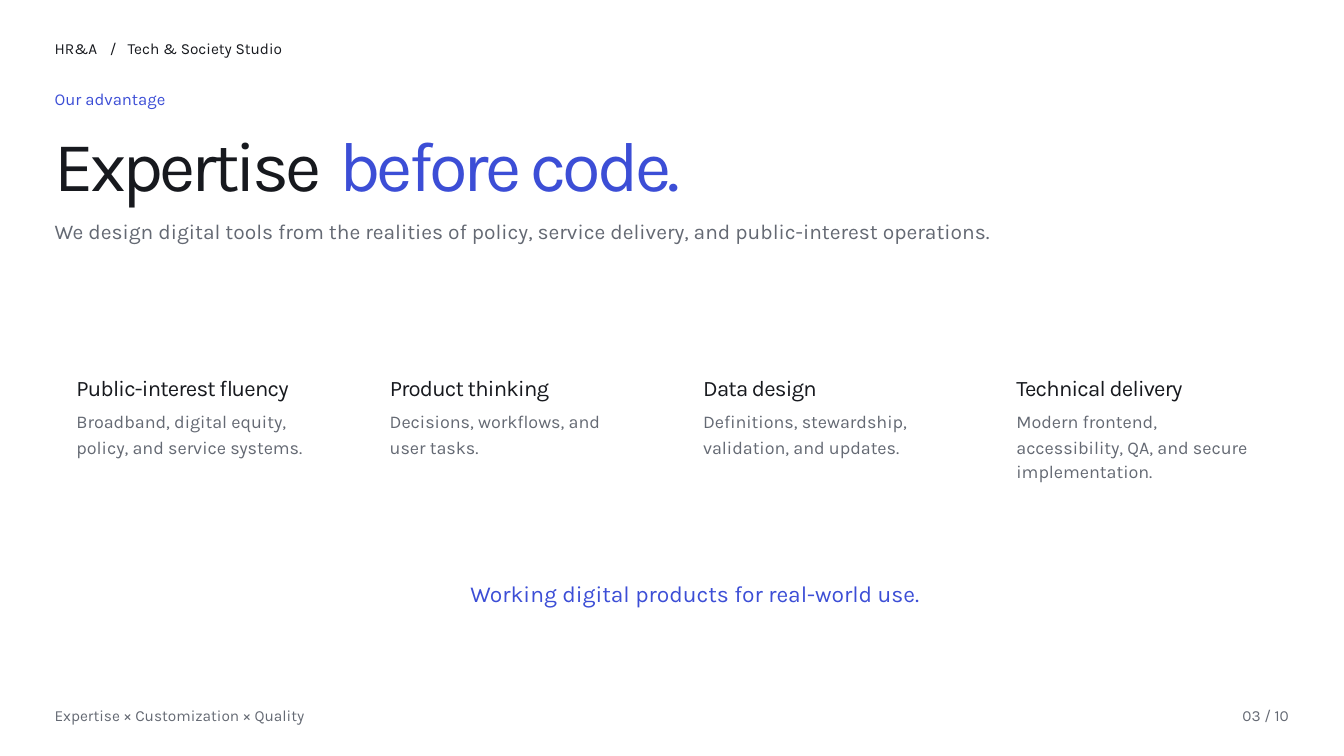
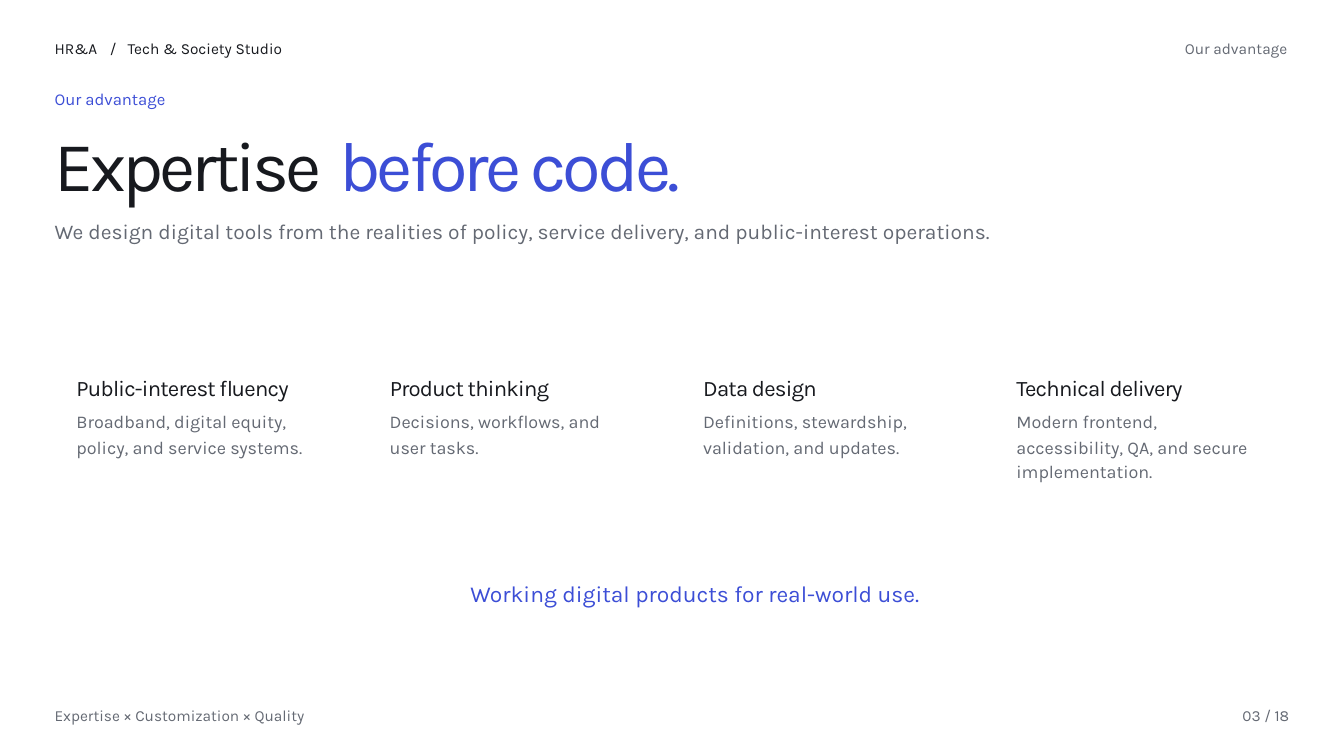
Before and after one commit to Alphaam/cc-chatbot-dev, a slide deck: slide 3 of public/presentation/studio-editable.pptx. Drawn at 1344x756 pixels with LibreOffice and Linux fonts; fonts in the diff are those of the drawing; background and template pictures are left out. Boxes give left, top, right and bottom in pixels: in the first picture for what was removed or moved away, otherwise in the second. Text is boxed around its words. In the diff, an @@ line names an element or a change of style, - is before the commit and + after.

```diff
--- a/public/presentation/studio-editable.pptx
+++ b/public/presentation/studio-editable.pptx
@@ text added at [1185, 43, 1287, 58], 13.2 pt, text #646973 @@
+Our advantage
@@ text at [1242, 711, 1290, 721]: text changed @@
-03 / 10
+03 / 18
```
Also in this commit, not shown: 6 other slides changed, 11 slides added, 3 slides removed, 6 other files.
